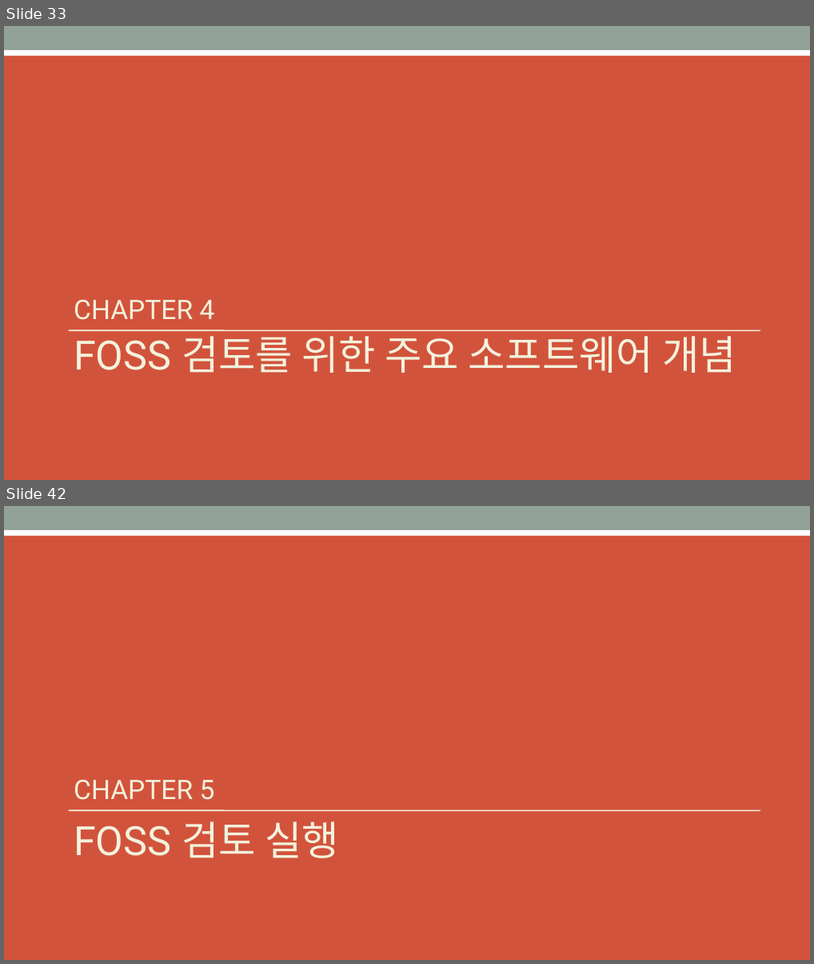
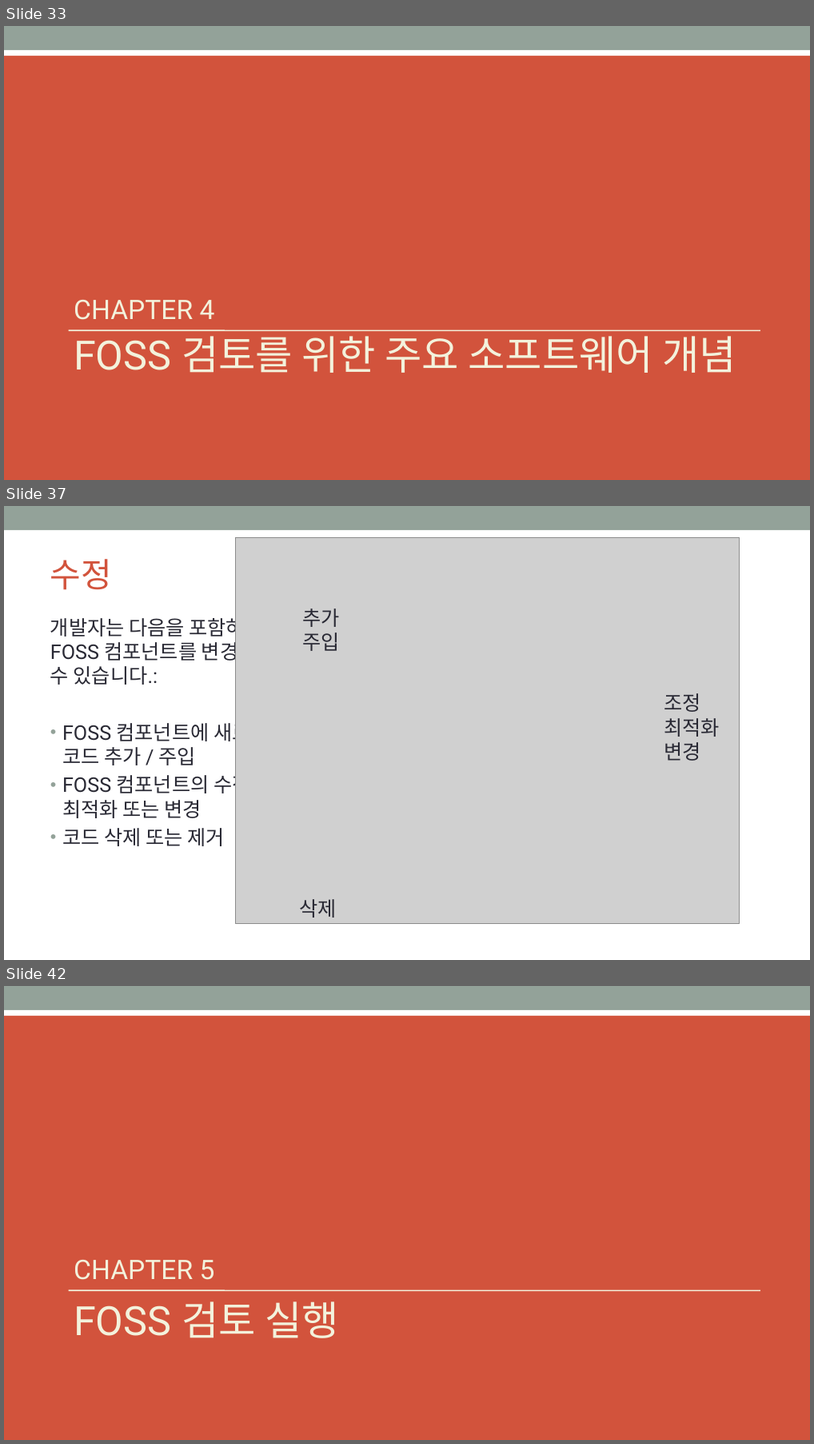
Before and after one commit to OpenChain-KWG/Curriculum-Translation-KR, a slide deck: target/slides/openchain-curriculum-for-1-1.pptx. Shown one above the other, each under a label of ours: slides 33 and 42 before the commit, slides 33, 37 and 42 after it; the slides between them are not shown. The pictures are 814x964 and 814x1444 pixels, drawn with LibreOffice and Linux fonts; fonts in the diff are those of the drawing; grey boxes stand for pictures; background and template pictures are left out. Boxes give left, top, right and bottom in pixels: in the first picture for what was removed or moved away, otherwise in the second. Text is boxed around its words. In the diff, an @@ line names an element or a change of style, - is before the commit and + after.

```diff
--- a/target/slides/openchain-curriculum-for-1-1.pptx
+++ b/target/slides/openchain-curriculum-for-1-1.pptx
@@ slide 37 added at bbox=[4, 506, 810, 960], background #FFFFFF; not listed: 1 template element that a slide beside it also shows @@
@@ picture added at bbox=[236, 538, 740, 923] @@
@@ title added at bbox=[50, 559, 112, 590], 40 pt, text #D2533C @@
+수정
@@ text added at bbox=[50, 614, 270, 846], 24 pt, text #292934 @@
+개발자는 다음을 포함하여 FOSS 컴포넌트를 변경할 수 있습니다.:
+• FOSS 컴포넌트에 새로운 코드 추가 / 주입
+• FOSS 컴포넌트의 수정, 최적화 또는 변경
+• 코드 삭제 또는 제거
@@ text added at bbox=[303, 608, 340, 651], 24 pt, text #292934 @@
+추가
+주입
@@ text added at bbox=[664, 693, 720, 760], 24 pt, text #292934 @@
+조정
+최적화
+변경
@@ text added at bbox=[300, 899, 337, 917], 24 pt, text #292934 @@
+삭제
```
Also in this commit, not shown: 7 other slides added, 8 slides removed, 6 other files.
